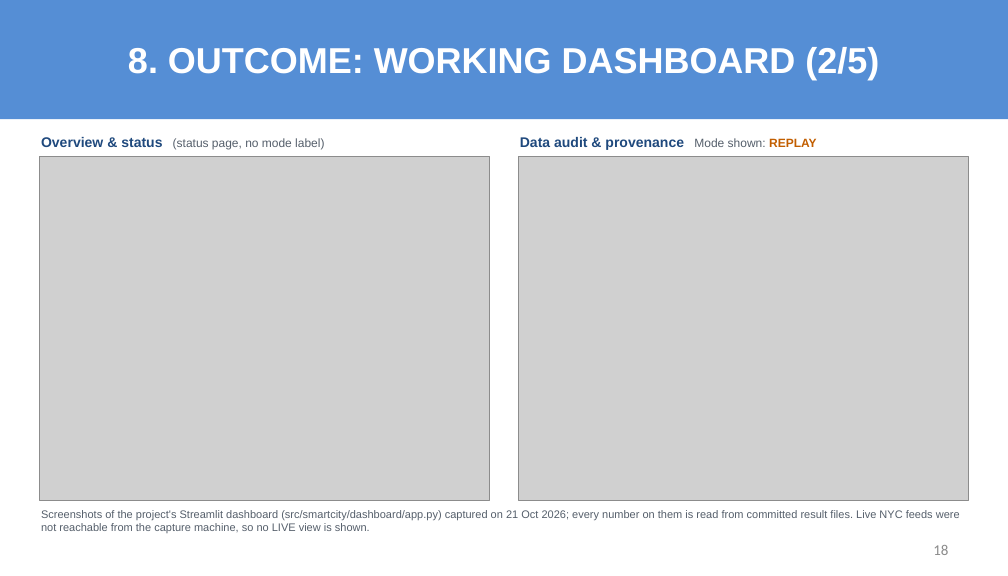
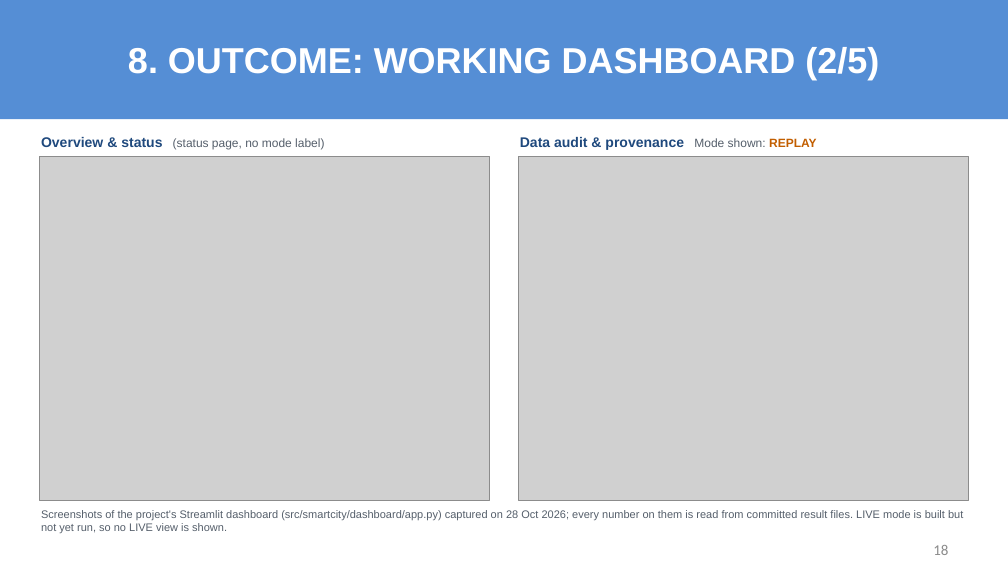
Before and after one commit to sricharansk/Major-Project, a slide deck: slide 18 of presentation/Final_Review_S_K_Sricharan_25MML1010.pptx. Drawn at 1008x576 pixels with LibreOffice and Linux fonts; fonts in the diff are those of the drawing; grey boxes stand for pictures. Boxes give left, top, right and bottom in pixels: in the first picture for what was removed or moved away, otherwise in the second. Text is boxed around its words. In the diff, an @@ line names an element or a change of style, - is before the commit and + after.

```diff
--- a/presentation/Final_Review_S_K_Sricharan_25MML1010.pptx
+++ b/presentation/Final_Review_S_K_Sricharan_25MML1010.pptx
@@ text at bbox=[41, 510, 963, 533]: text changed @@
-Screenshots of the project's Streamlit dashboard (src/smartcity/dashboard/app.py) captured on 21 Oct 2026; every number on them is read from committed result files. Live NYC feeds were not reachable from the capture machine, so no LIVE view is shown.
+Screenshots of the project's Streamlit dashboard (src/smartcity/dashboard/app.py) captured on 28 Oct 2026; every number on them is read from committed result files. LIVE mode is built but not yet run, so no LIVE view is shown.
```
Also in this commit, not shown: 11 other slides changed, 7 other files.
